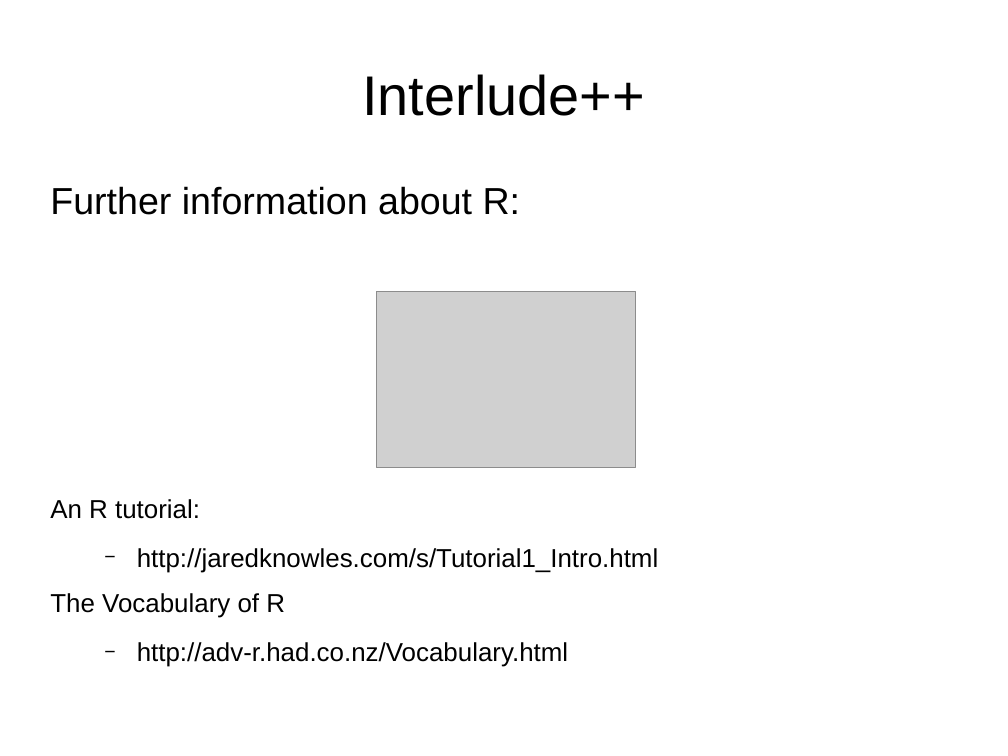
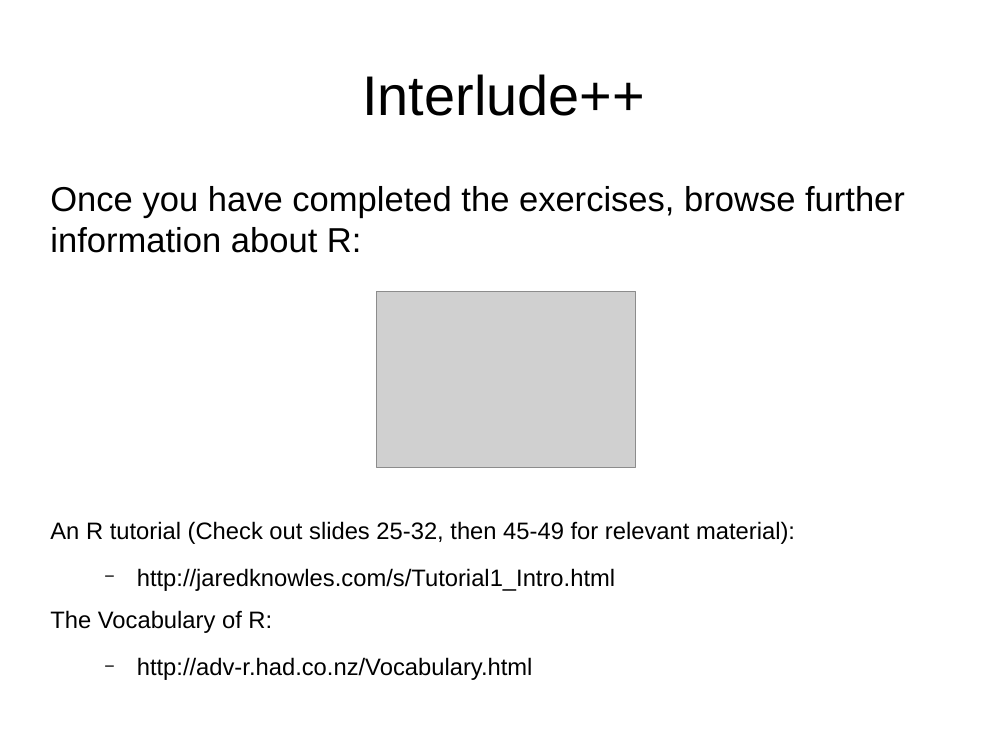
Before and after one commit to ubccr/hsws, a slide deck: slide 35 of slides/R-intro-slideset.odp. Drawn at 1008x756 pixels with LibreOffice and Linux fonts; fonts in the diff are those of the drawing; grey boxes stand for pictures. Boxes give left, top, right and bottom in pixels: in the first picture for what was removed or moved away, otherwise in the second. Text is boxed around its words. In the diff, an @@ line names an element or a change of style, - is before the commit and + after.

Commit message:
Changes to code lecture slides.

```diff
--- a/slides/R-intro-slideset.odp
+++ b/slides/R-intro-slideset.odp
@@ text at (50, 186, 905, 544): text changed; size 29.6 to 27.2 pt @@
-Further information about R:
-An R tutorial:
+Once you have completed the exercises, browse further information about R:
+An R tutorial (Check out slides 25-32, then 45-49 for relevant material):
@@ text at (137, 568, 615, 680): size 20.4 to 18.7 pt in "http://jaredknowles.com/s/Tutorial1_Intro.html", "http://adv-r.had.co.nz/Vocabulary.html" @@
@@ text at (50, 610, 272, 633): text changed; size 20.4 to 18.7 pt @@
-The Vocabulary of R
+The Vocabulary of R:
```
Also in this commit, not shown: 10 other slides changed, 3 slides added, 10 other files.
